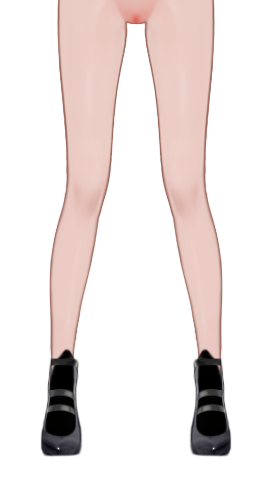
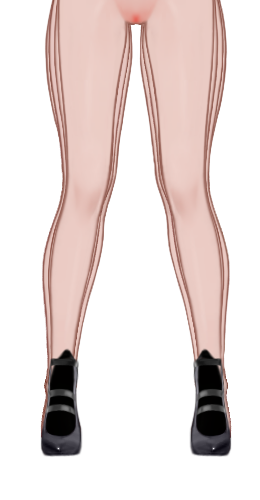
Layered file, before and after one edit (w=260, h=500). Changes by layer:
moved "新Default 副本" (2nd of 2) out of group "Small 副本", painted on it over <box>41,0,232,447</box>
showed "新Normal_White 副本", moved it out of group "Normal 副本", painted on it over <box>41,0,232,447</box>
added layer "新Normal_White 副本 5" above "新Normal_White 副本 6" over <box>40,0,232,447</box>
added layer "新Normal_White 副本 6" above "BodyLower 副本" over <box>44,0,228,447</box>
